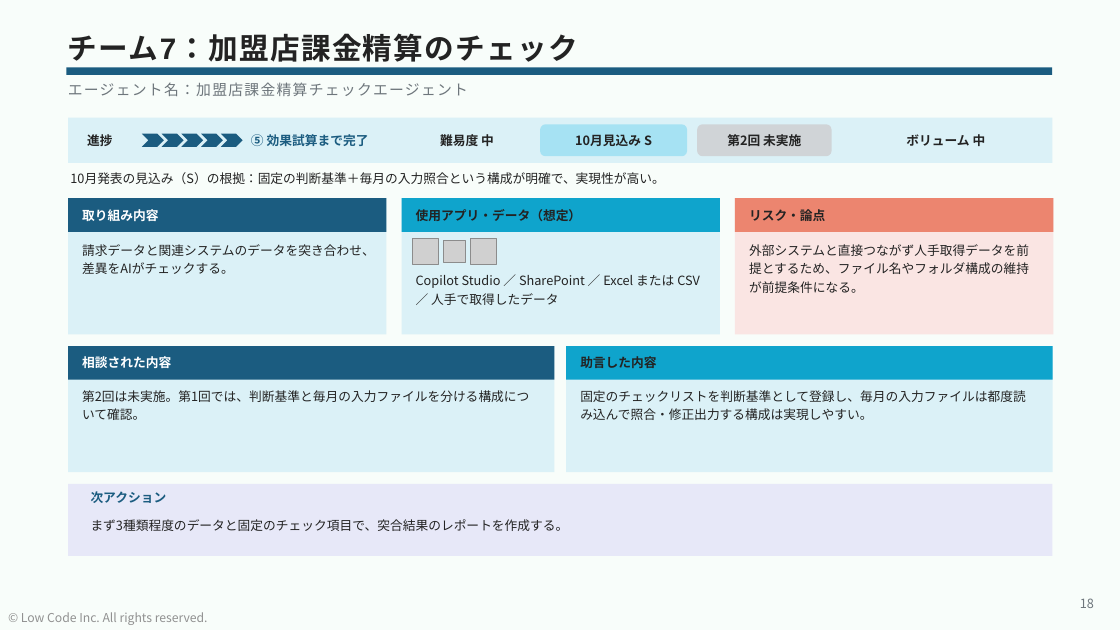
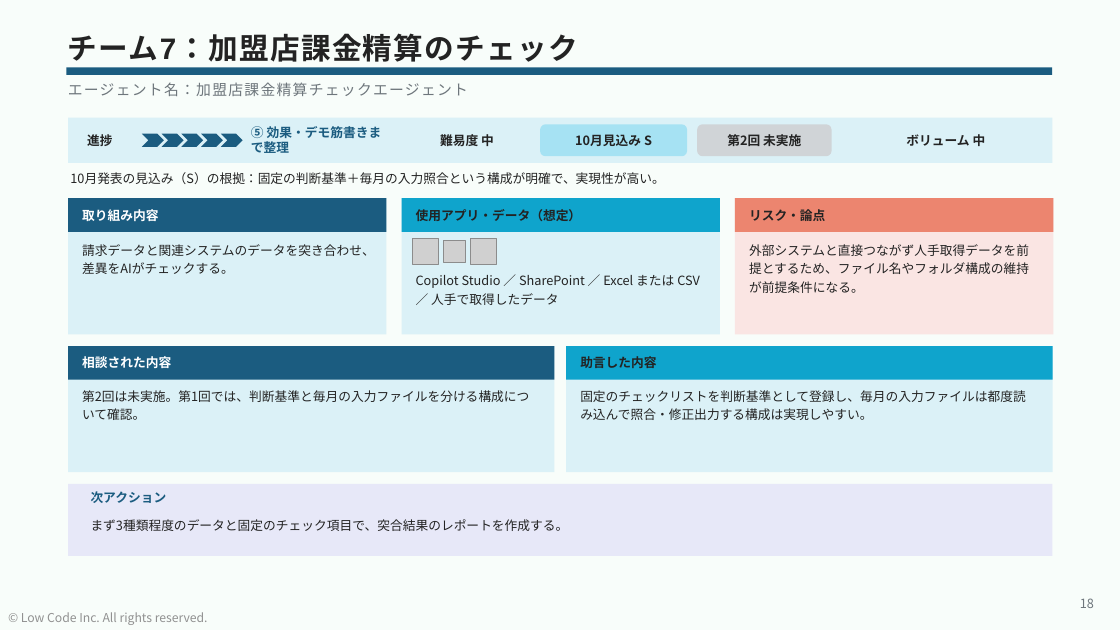
Before and after one commit to takuyanakamura881awc-beep/awc-naka881-repo, a slide deck: slide 18 of reports/CopilotStudio_ハッカソン_事前相談会②_状況報告_20260729.pptx. Drawn at 1120x630 pixels with LibreOffice and Linux fonts; fonts in the diff are those of the drawing; grey boxes stand for pictures. Boxes give left, top, right and bottom in pixels: in the first picture for what was removed or moved away, otherwise in the second. Text is boxed around its words. In the diff, an @@ line names an element or a change of style, - is before the commit and + after.

```diff
--- a/reports/CopilotStudio_ハッカソン_事前相談会②_状況報告_20260729.pptx
+++ b/reports/CopilotStudio_ハッカソン_事前相談会②_状況報告_20260729.pptx
@@ text at bbox=[251, 126, 382, 153]: text changed @@
-⑤ 効果試算まで完了
+⑤ 効果・デモ筋書きまで整理
```
Also in this commit, not shown: 17 other slides changed, 1 other file.
